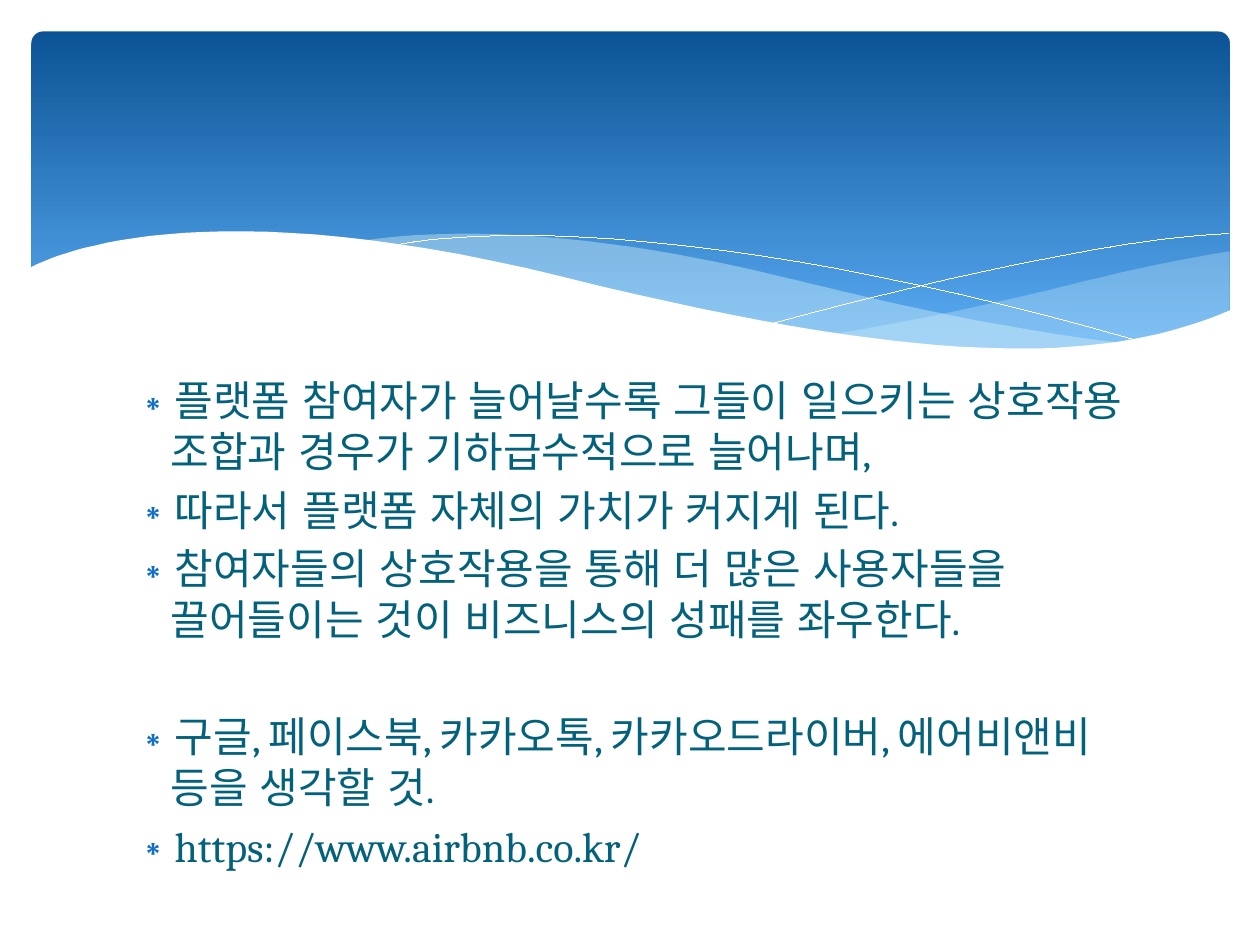
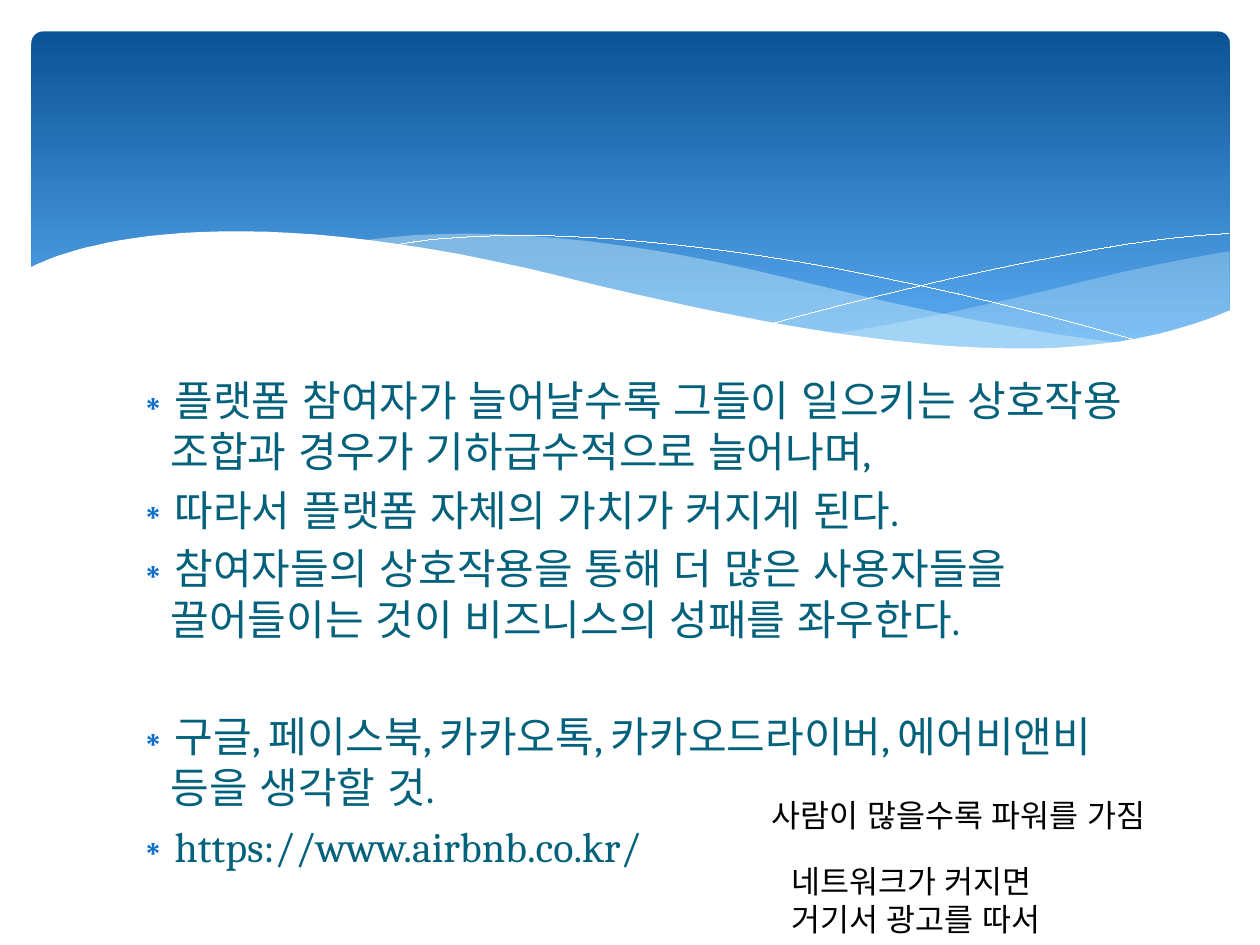
Before and after one commit to dw5450/3rd_grade_study, a slide deck: slide 27 of 과학기술과미디어/수업 ppt/13강 디지털-정리.pptx. Drawn at 1260x945 pixels with LibreOffice and Linux fonts; fonts in the diff are those of the drawing. Boxes give left, top, right and bottom in pixels: in the first picture for what was removed or moved away, otherwise in the second. Text is boxed around its words. In the diff, an @@ line names an element or a change of style, - is before the commit and + after.

```diff
--- a/과학기술과미디어/수업 ppt/13강 디지털-정리.pptx
+++ b/과학기술과미디어/수업 ppt/13강 디지털-정리.pptx
@@ text added at (771,801,1146,830), 18 pt, text #000000 @@
+사람이 많을수록 파워를 가짐
@@ text added at (791,867,1041,934), 18 pt, text #000000 @@
+네트워크가 커지면 거기서 광고를 따서
```
Also in this commit, not shown: 12 other slides changed, 29 other files.
